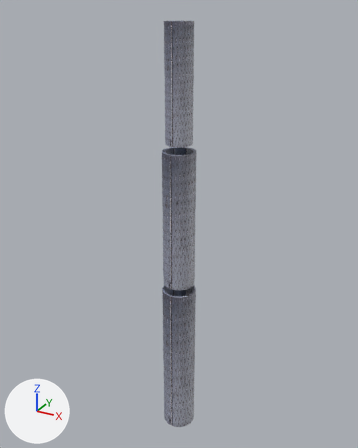
A saved change to the Blender file uncategorized/telescope.blend.
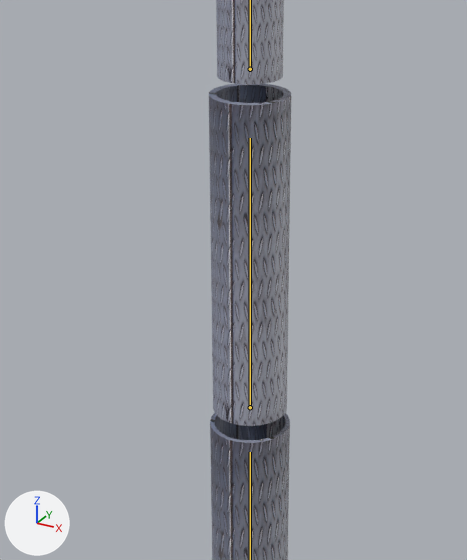
There are two pictures of each version: one whole from a camera (50 mm lens) standing at (12.4, -22.5, 25.7) and looking at (-0.3, 0.6, 14.1), one close up on the part from 21% to 75% of the width and 25% to 77% of the height. The axes (+X, +Y, +Z) are drawn at lower left. The lights are the same throughout. Both versions are drawn at the pose saved in each file; the numbers are the values there. The bones that bend it are drawn over the model as lines in the close-ups.
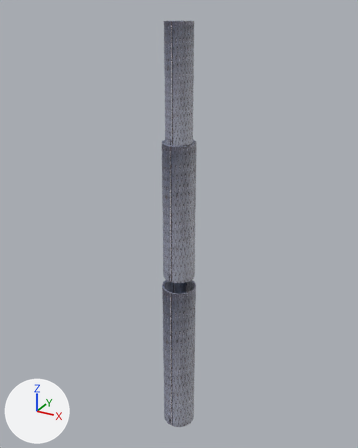
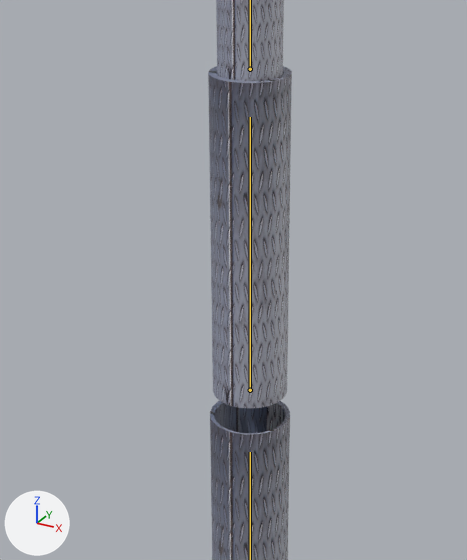
Edits to the bpy script that builds the scene:
```text
Change bone_bone_001:
    where bone_bone_001 = bpy.data.objects['Armature'].pose.bones['Bone.001']
    bone_bone_001.location: (0.0, 0.0, 0.0) -> (0.0, 0.49, 0.0)
```

Changed parts and their boxes [x1, y1, x2, y2] in the close-ups (467 x 560 px):
'Cylinder.001', posed
    before: [209, 0, 291, 560]
    after: [208, 0, 292, 560]
bone 'Bone.001', root to tip
    before: (250, 407) to (250, 138)
    after: (250, 390) to (250, 117)
